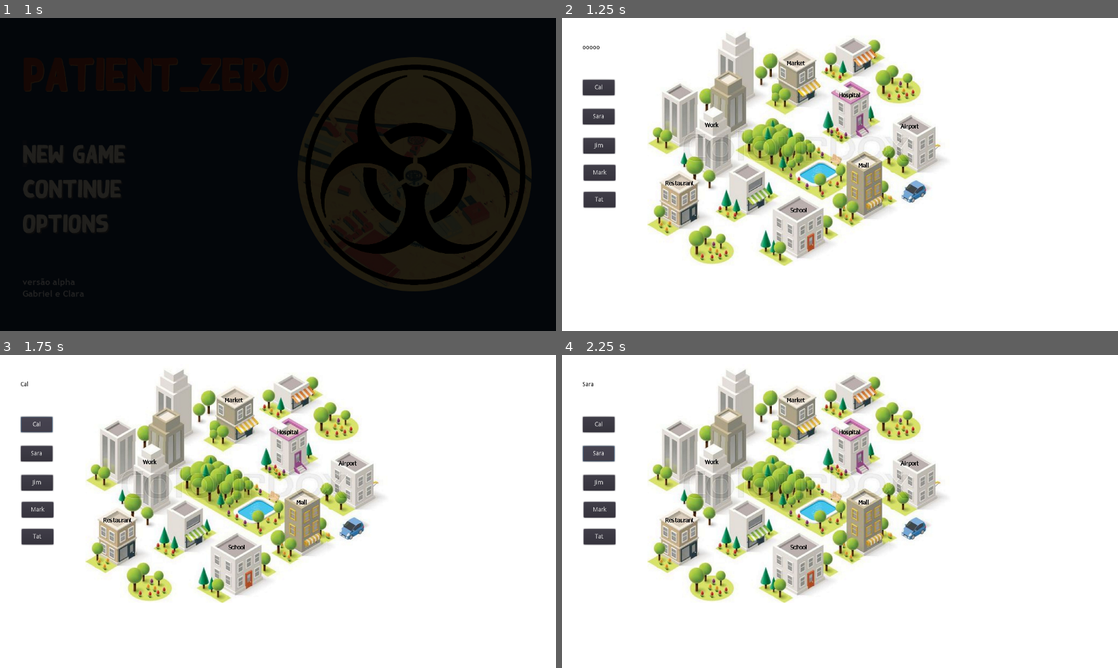
Above: before the commit, frames 1-4 (two rows, left to right).
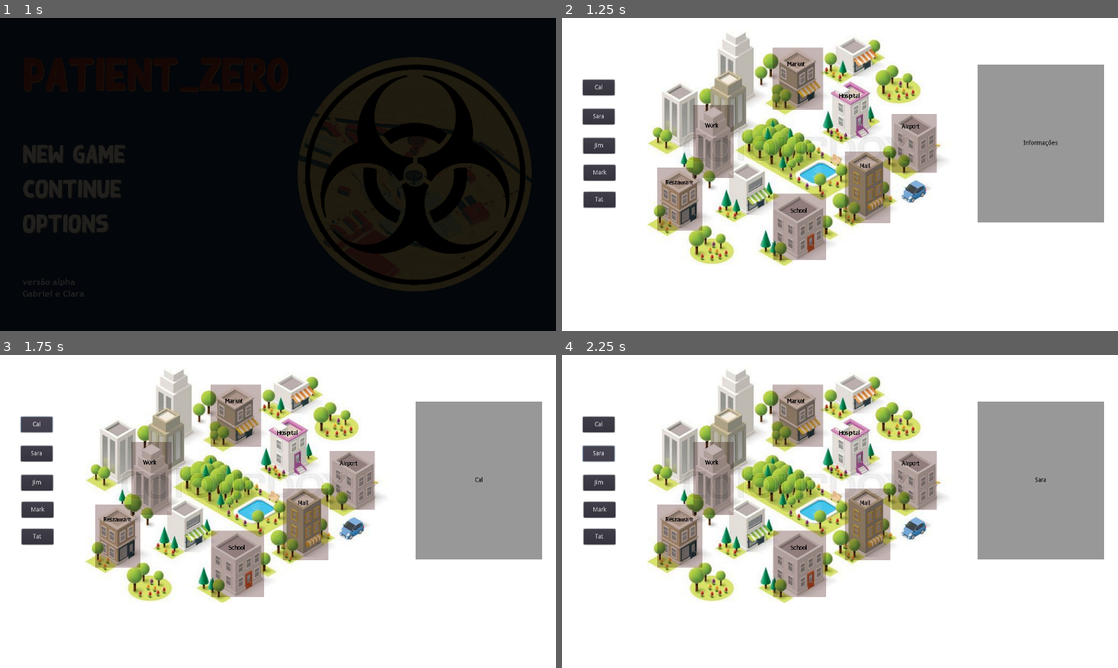
Above: after the commit, the same moments.

Repository: claraig/PatientZero
Game: Godot game, scene res://scenes/TitleScene.tscn
Two runs of this game, one before a commit and one after it. Both use one fixed random seed, a clock stepped at 60 frames per second and the inputs below.
Inputs:
- Up to frame 1 (1 s): click "new game" at 0.5 s
- Up to frame 2 (1.25 s): no input
- Up to frame 3 (1.75 s): click "Cal" at 1.25 s
- Up to frame 4 (2.25 s): click "Sara" at 2 s

Frame 1 is identical in both runs. In frame 2, 22% of the frame differs, in the area x 3-98%, y 8-78%; in frame 3, 22%; in frame 4, 22%.

Commit message:
lugares como botoes

Diff:
--- a/population/Cal.gd
+++ b/population/Cal.gd
@@ -20,4 +20,4 @@
 #func _process(delta):
 
 func _on_Button_button_down():
-	get_parent().get_parent().get_node("painel").set_text(nome)
+	get_parent().get_parent().get_parent().get_node("painel").set_text(nome)
--- a/population/Jim.gd
+++ b/population/Jim.gd
@@ -20,4 +20,4 @@
 #func _process(delta):
 
 func _on_Button_button_down():
-	get_parent().get_parent().get_node("painel").set_text(nome)
+	get_parent().get_parent().get_parent().get_node("painel").set_text(nome)
--- a/population/Mark.gd
+++ b/population/Mark.gd
@@ -20,4 +20,4 @@
 #func _process(delta):
 
 func _on_Button_button_down():
-	get_parent().get_parent().get_node("painel").set_text(nome)
+	get_parent().get_parent().get_parent().get_node("painel").set_text(nome)
--- a/population/Sara.gd
+++ b/population/Sara.gd
@@ -20,4 +20,4 @@
 #func _process(delta):
 
 func _on_Button_button_down():
-	get_parent().get_parent().get_node("painel").set_text(nome)
+	get_parent().get_parent().get_parent().get_node("painel").set_text(nome)
--- a/population/Tat.gd
+++ b/population/Tat.gd
@@ -20,4 +20,4 @@
 #func _process(delta):
 
 func _on_Button_button_down():
-	get_parent().get_parent().get_node("painel").set_text(nome)
+	get_parent().get_parent().get_parent().get_node("painel").set_text(nome)
--- /dev/null
+++ b/scenes/Lugares/Airport.gd
@@ -0,0 +1,22 @@
+extends Node2D
+
+
+var visitantes = []
+var texto: String
+
+
+# Called when the node enters the scene tree for the first time.
+func _ready():
+	pass # Replace with function body.
+
+
+func formatarVisitantes():
+	for dado in visitantes:
+		texto += "Turno: "+ str(dado.turno)+ "\nVisitantes: " + str(dado.pessoas)+ "\n"
+
+
+func _on_Button_button_down() -> void:
+	visitantes.push_back({"turno":1, "pessoas":"bia, ze, marco"})
+	texto = "Lugar: "+str(name)+"\n"
+	formatarVisitantes()
+	get_parent().get_parent().get_parent().get_node("painel").set_text(texto)
--- /dev/null
+++ b/scenes/Lugares/Mall.gd
@@ -0,0 +1,22 @@
+extends Node2D
+
+
+var visitantes = []
+var texto: String
+
+
+# Called when the node enters the scene tree for the first time.
+func _ready():
+	pass # Replace with function body.
+
+
+func formatarVisitantes():
+	for dado in visitantes:
+		texto += "Turno: "+ str(dado.turno)+ "\nVisitantes: " + str(dado.pessoas)+ "\n"
+
+
+func _on_Button_button_down() -> void:
+	visitantes.push_back({"turno":1, "pessoas":"maria, joaquim"})
+	texto = "Lugar: "+str(name)+"\n"
+	formatarVisitantes()
+	get_parent().get_parent().get_parent().get_node("painel").set_text(texto)
--- /dev/null
+++ b/scenes/Lugares/Market.gd
@@ -0,0 +1,22 @@
+extends Node2D
+
+
+var visitantes = []
+var texto: String
+
+
+# Called when the node enters the scene tree for the first time.
+func _ready():
+	pass # Replace with function body.
+
+
+func formatarVisitantes():
+	for dado in visitantes:
+		texto += "Turno: "+ str(dado.turno)+ "\nVisitantes: " + str(dado.pessoas)+ "\n"
+
+
+func _on_Button_button_down() -> void:
+	visitantes.push_back({"turno":1, "pessoas":"cal, mariam"})
+	texto = "Lugar: "+str(name)+"\n"
+	formatarVisitantes()
+	get_parent().get_parent().get_parent().get_node("painel").set_text(texto)
--- /dev/null
+++ b/scenes/Lugares/Restaurant.gd
@@ -0,0 +1,22 @@
+extends Node2D
+
+
+var visitantes = []
+var texto: String
+
+
+# Called when the node enters the scene tree for the first time.
+func _ready():
+	pass # Replace with function body.
+
+
+func formatarVisitantes():
+	for dado in visitantes:
+		texto += "Turno: "+ str(dado.turno)+ "\nVisitantes: " + str(dado.pessoas)+ "\n"
+
+
+func _on_Button_button_down() -> void:
+	visitantes.push_back({"turno":1, "pessoas":"cal, maria, joaquim"})
+	texto = "Lugar: "+str(name)+"\n"
+	formatarVisitantes()
+	get_parent().get_parent().get_parent().get_node("painel").set_text(texto)
--- /dev/null
+++ b/scenes/Lugares/School.gd
@@ -0,0 +1,21 @@
+extends Node2D
+
+var visitantes = []
+var texto: String
+
+
+# Called when the node enters the scene tree for the first time.
+func _ready():
+	pass # Replace with function body.
+
+
+func formatarVisitantes():
+	for dado in visitantes:
+		texto += "Turno: "+ str(dado.turno)+ "\nVisitantes: " + str(dado.pessoas)+ "\n"
+
+
+func _on_Button_button_down() -> void:
+	visitantes.push_back({"turno":1, "pessoas":"cal, maria, joaquim"})
+	texto = "Lugar: "+str(name)+"\n"
+	formatarVisitantes()
+	get_parent().get_parent().get_parent().get_node("painel").set_text(texto)
--- /dev/null
+++ b/scenes/Lugares/Work.gd
@@ -0,0 +1,22 @@
+extends Node2D
+
+
+var visitantes = []
+var texto: String
+
+
+# Called when the node enters the scene tree for the first time.
+func _ready():
+	pass # Replace with function body.
+
+
+func formatarVisitantes():
+	for dado in visitantes:
+		texto += "Turno: "+ str(dado.turno)+ "\nVisitantes: " + str(dado.pessoas)+ "\n"
+
+
+func _on_Button_button_down() -> void:
+	visitantes.push_back({"turno":1, "pessoas":"ana, joao, carsl"})
+	texto = "Lugar: "+str(name)+"\n"
+	formatarVisitantes()
+	get_parent().get_parent().get_parent().get_node("painel").set_text(texto)
--- a/scenes/town.tscn
+++ b/scenes/town.tscn
@@ -1,6 +1,6 @@
-[gd_scene load_steps=16 format=2]
-
-[ext_resource path="res://assets/town/hospital.jpg" type="Texture" id=1]
+[gd_scene load_steps=21 format=2]
+
+[ext_resource path="res://scenes/Lugares/Work.gd" type="Script" id=1]
 [ext_resource path="res://assets/town/school.jpg" type="Texture" id=2]
 [ext_resource path="res://assets/town/work.jpg" type="Texture" id=3]
 [ext_resource path="res://assets/town/restaurant.jpg" type="Texture" id=4]
@@ -13,6 +13,10 @@
 [ext_resource path="res://population/Jim.gd" type="Script" id=11]
 [ext_resource path="res://population/Mark.gd" type="Script" id=12]
 [ext_resource path="res://population/Tat.gd" type="Script" id=13]
+[ext_resource path="res://scenes/Lugares/Mall.gd" type="Script" id=14]
+[ext_resource path="res://scenes/Lugares/School.gd" type="Script" id=15]
+[ext_resource path="res://scenes/Lugares/Airport.gd" type="Script" id=16]
+[ext_resource path="res://scenes/Lugares/Market.gd" type="Script" id=17]
 
 [sub_resource type="Gradient" id=1]
 offsets = PoolRealArray( 0.754286 )
@@ -21,6 +25,8 @@
 [sub_resource type="GradientTexture" id=2]
 gradient = SubResource( 1 )
 width = 1
+
+[sub_resource type="StyleBoxFlat" id=3]
 
 [node name="Town" type="Node2D"]
 
@@ -30,58 +36,29 @@
 texture = SubResource( 2 )
 region_rect = Rect2( 1280, 0, 0, 0 )
 
-[node name="spr_town" type="Sprite" parent="."]
-position = Vector2( 546.375, 295.479 )
-scale = Vector2( 0.357306, 0.357306 )
-texture = ExtResource( 8 )
-
-[node name="spr_mall" type="Sprite" parent="spr_town"]
-position = Vector2( 430.723, 257.902 )
-texture = ExtResource( 6 )
-
-[node name="spr_market" type="Sprite" parent="spr_town"]
-position = Vector2( -10.6353, -441.358 )
-texture = ExtResource( 7 )
-
-[node name="spr_res" type="Sprite" parent="spr_town"]
-position = Vector2( -771.047, 342.983 )
-texture = ExtResource( 4 )
-
-[node name="spr_school" type="Sprite" parent="spr_town"]
-position = Vector2( 0, 515.804 )
-texture = ExtResource( 2 )
-
-[node name="spr_work" type="Sprite" parent="spr_town"]
-position = Vector2( -553.144, -35.6946 )
-texture = ExtResource( 3 )
-
-[node name="spr_airport" type="Sprite" parent="spr_town"]
-position = Vector2( 736.366, -19.7418 )
-texture = ExtResource( 5 )
-
-[node name="spr_hospital" type="Sprite" parent="spr_town"]
-position = Vector2( 334.889, -237.762 )
-texture = ExtResource( 1 )
-
-[node name="Cidade" type="Node2D" parent="."]
-
-[node name="painel" type="Label" parent="Cidade"]
-margin_left = 47.4884
-margin_top = 60.7882
-margin_right = 129.488
-margin_bottom = 123.788
+[node name="painel" type="Label" parent="."]
+margin_left = 957.0
+margin_top = 107.0
+margin_right = 1248.0
+margin_bottom = 470.0
+custom_styles/normal = SubResource( 3 )
 custom_colors/font_color = Color( 0, 0, 0, 1 )
-text = "ooooo"
-__meta__ = {
-"_edit_use_anchors_": false
-}
-
-[node name="Pessoas" type="Node2D" parent="Cidade"]
-
-[node name="Cal" type="Node" parent="Cidade/Pessoas"]
+text = "Informações"
+align = 1
+valign = 1
+autowrap = true
+__meta__ = {
+"_edit_use_anchors_": false
+}
+
+[node name="Population" type="Node2D" parent="."]
+
+[node name="Pessoas" type="Node2D" parent="Population"]
+
+[node name="Cal" type="Node" parent="Population/Pessoas"]
 script = ExtResource( 10 )
 
-[node name="Button" type="Button" parent="Cidade/Pessoas/Cal"]
+[node name="Button" type="Button" parent="Population/Pessoas/Cal"]
 margin_left = 47.8818
 margin_top = 142.418
 margin_right = 120.882
@@ -91,10 +68,10 @@
 "_edit_use_anchors_": false
 }
 
-[node name="Sara" type="Node" parent="Cidade/Pessoas"]
+[node name="Sara" type="Node" parent="Population/Pessoas"]
 script = ExtResource( 9 )
 
-[node name="Button" type="Button" parent="Cidade/Pessoas/Sara"]
+[node name="Button" type="Button" parent="Population/Pessoas/Sara"]
 margin_left = 47.8818
 margin_top = 208.716
 margin_right = 120.882
@@ -104,10 +81,10 @@
 "_edit_use_anchors_": false
 }
 
-[node name="Jim" type="Node" parent="Cidade/Pessoas"]
+[node name="Jim" type="Node" parent="Population/Pessoas"]
 script = ExtResource( 11 )
 
-[node name="Button" type="Button" parent="Cidade/Pessoas/Jim"]
+[node name="Button" type="Button" parent="Population/Pessoas/Jim"]
 margin_left = 49.1096
 margin_top = 276.241
 margin_right = 122.11
@@ -117,10 +94,10 @@
 "_edit_use_anchors_": false
 }
 
-[node name="Mark" type="Node" parent="Cidade/Pessoas"]
+[node name="Mark" type="Node" parent="Population/Pessoas"]
 script = ExtResource( 12 )
 
-[node name="Button" type="Button" parent="Cidade/Pessoas/Mark"]
+[node name="Button" type="Button" parent="Population/Pessoas/Mark"]
 margin_left = 50.307
 margin_top = 337.911
 margin_right = 123.307
@@ -130,10 +107,10 @@
 "_edit_use_anchors_": false
 }
 
-[node name="Tat" type="Node" parent="Cidade/Pessoas"]
+[node name="Tat" type="Node" parent="Population/Pessoas"]
 script = ExtResource( 13 )
 
-[node name="Button" type="Button" parent="Cidade/Pessoas/Tat"]
+[node name="Button" type="Button" parent="Population/Pessoas/Tat"]
 margin_left = 49.7083
 margin_top = 399.581
 margin_right = 122.708
@@ -142,8 +119,123 @@
 __meta__ = {
 "_edit_use_anchors_": false
 }
-[connection signal="button_down" from="Cidade/Pessoas/Cal/Button" to="Cidade/Pessoas/Cal" method="_on_Button_button_down"]
-[connection signal="button_down" from="Cidade/Pessoas/Sara/Button" to="Cidade/Pessoas/Sara" method="_on_Button_button_down"]
-[connection signal="button_down" from="Cidade/Pessoas/Jim/Button" to="Cidade/Pessoas/Jim" method="_on_Button_button_down"]
-[connection signal="button_down" from="Cidade/Pessoas/Mark/Button" to="Cidade/Pessoas/Mark" method="_on_Button_button_down"]
-[connection signal="button_down" from="Cidade/Pessoas/Tat/Button" to="Cidade/Pessoas/Tat" method="_on_Button_button_down"]
+
+[node name="Cidade" type="Node2D" parent="."]
+position = Vector2( 640, 360 )
+scale = Vector2( 1280, 720 )
+
+[node name="spr_town" type="Sprite" parent="Cidade"]
+position = Vector2( -0.0731445, -0.0896125 )
+scale = Vector2( 0.000279145, 0.000496258 )
+texture = ExtResource( 8 )
+
+[node name="Lugares" type="Node2D" parent="Cidade"]
+position = Vector2( -0.5, -0.5 )
+scale = Vector2( 0.00078125, 0.00138889 )
+
+[node name="Mall" type="Node2D" parent="Cidade/Lugares"]
+script = ExtResource( 14 )
+
+[node name="Button" type="Button" parent="Cidade/Lugares/Mall"]
+modulate = Color( 0.776471, 0.713726, 0.713726, 1 )
+margin_left = 649.0
+margin_top = 306.0
+margin_right = 661.0
+margin_bottom = 326.0
+rect_scale = Vector2( 0.347381, 0.36 )
+icon = ExtResource( 6 )
+flat = true
+__meta__ = {
+"_edit_use_anchors_": false
+}
+
+[node name="School" type="Node2D" parent="Cidade/Lugares"]
+script = ExtResource( 15 )
+
+[node name="Button" type="Button" parent="Cidade/Lugares/School"]
+modulate = Color( 0.776471, 0.713726, 0.713726, 1 )
+margin_left = 484.0
+margin_top = 403.0
+margin_right = 849.0
+margin_bottom = 835.0
+rect_scale = Vector2( 0.347381, 0.36 )
+icon = ExtResource( 2 )
+flat = true
+__meta__ = {
+"_edit_use_anchors_": false
+}
+
+[node name="Market" type="Node2D" parent="Cidade/Lugares"]
+script = ExtResource( 17 )
+
+[node name="Button" type="Button" parent="Cidade/Lugares/Market"]
+modulate = Color( 0.776471, 0.713726, 0.713726, 1 )
+margin_left = 483.0
+margin_top = 62.0
+margin_right = 848.0
+margin_bottom = 494.0
+rect_scale = Vector2( 0.347381, 0.36 )
+icon = ExtResource( 7 )
+flat = true
+__meta__ = {
+"_edit_use_anchors_": false
+}
+
+[node name="Restaurant" type="Node2D" parent="Cidade/Lugares"]
+script = ExtResource( 14 )
+
+[node name="Button" type="Button" parent="Cidade/Lugares/Restaurant"]
+modulate = Color( 0.776471, 0.713726, 0.713726, 1 )
+margin_left = 217.0
+margin_top = 339.0
+margin_right = 582.0
+margin_bottom = 771.0
+rect_scale = Vector2( 0.347381, 0.36 )
+icon = ExtResource( 4 )
+flat = true
+__meta__ = {
+"_edit_use_anchors_": false
+}
+
+[node name="Work" type="Node2D" parent="Cidade/Lugares"]
+script = ExtResource( 1 )
+
+[node name="Button" type="Button" parent="Cidade/Lugares/Work"]
+modulate = Color( 0.776471, 0.713726, 0.713726, 1 )
+margin_left = 300.0
+margin_top = 199.0
+margin_right = 665.0
+margin_bottom = 671.0
+rect_scale = Vector2( 0.347381, 0.36 )
+icon = ExtResource( 3 )
+flat = true
+__meta__ = {
+"_edit_use_anchors_": false
+}
+
+[node name="Airport" type="Node2D" parent="Cidade/Lugares"]
+script = ExtResource( 16 )
+
+[node name="Button" type="Button" parent="Cidade/Lugares/Airport"]
+modulate = Color( 0.776471, 0.713726, 0.713726, 1 )
+margin_left = 757.0
+margin_top = 211.0
+margin_right = 1122.0
+margin_bottom = 643.0
+rect_scale = Vector2( 0.347381, 0.36 )
+icon = ExtResource( 5 )
+flat = true
+__meta__ = {
+"_edit_use_anchors_": false
+}
+[connection signal="button_down" from="Population/Pessoas/Cal/Button" to="Population/Pessoas/Cal" method="_on_Button_button_down"]
+[connection signal="button_down" from="Population/Pessoas/Sara/Button" to="Population/Pessoas/Sara" method="_on_Button_button_down"]
+[connection signal="button_down" from="Population/Pessoas/Jim/Button" to="Population/Pessoas/Jim" method="_on_Button_button_down"]
+[connection signal="button_down" from="Population/Pessoas/Mark/Button" to="Population/Pessoas/Mark" method="_on_Button_button_down"]
+[connection signal="button_down" from="Population/Pessoas/Tat/Button" to="Population/Pessoas/Tat" method="_on_Button_button_down"]
+[connection signal="button_down" from="Cidade/Lugares/Mall/Button" to="Cidade/Lugares/Mall" method="_on_Button_button_down"]
+[connection signal="button_down" from="Cidade/Lugares/School/Button" to="Cidade/Lugares/School" method="_on_Button_button_down"]
+[connection signal="button_down" from="Cidade/Lugares/Market/Button" to="Cidade/Lugares/Market" method="_on_Button_button_down"]
+[connection signal="button_down" from="Cidade/Lugares/Restaurant/Button" to="Cidade/Lugares/Restaurant" method="_on_Button_button_down"]
+[connection signal="button_down" from="Cidade/Lugares/Work/Button" to="Cidade/Lugares/Work" method="_on_Button_button_down"]
+[connection signal="button_down" from="Cidade/Lugares/Airport/Button" to="Cidade/Lugares/Airport" method="_on_Button_button_down"]
--- a/scenes/town_backup.tscn
+++ /dev/null
@@ -1,81 +0,0 @@
-[gd_scene load_steps=10 format=2]
-
-[ext_resource path="res://assets/town/hospital.jpg" type="Texture" id=1]
-[ext_resource path="res://assets/town/school.jpg" type="Texture" id=2]
-[ext_resource path="res://assets/town/work.jpg" type="Texture" id=3]
-[ext_resource path="res://assets/town/restaurant.jpg" type="Texture" id=4]
-[ext_resource path="res://assets/town/airport.jpg" type="Texture" id=5]
-[ext_resource path="res://assets/town/Mall.jpg" type="Texture" id=6]
-[ext_resource path="res://assets/town/market.jpg" type="Texture" id=7]
-[ext_resource path="res://assets/town/town.jpg" type="Texture" id=8]
-[ext_resource path="res://scripts/spr_town.gd" type="Script" id=10]
-
-[node name="Node2D" type="Node2D"]
-
-[node name="spr_town" type="Sprite" parent="."]
-visible = false
-position = Vector2( 546.375, 295.479 )
-scale = Vector2( 0.357306, 0.357306 )
-texture = ExtResource( 8 )
-
-[node name="spr_mall" type="Sprite" parent="spr_town"]
-position = Vector2( 430.723, 257.902 )
-texture = ExtResource( 6 )
-
-[node name="spr_market" type="Sprite" parent="spr_town"]
-position = Vector2( -10.6353, -441.358 )
-texture = ExtResource( 7 )
-
-[node name="spr_res" type="Sprite" parent="spr_town"]
-position = Vector2( -771.047, 342.983 )
-texture = ExtResource( 4 )
-
-[node name="spr_school" type="Sprite" parent="spr_town"]
-position = Vector2( 0, 515.804 )
-texture = ExtResource( 2 )
-
-[node name="spr_work" type="Sprite" parent="spr_town"]
-position = Vector2( -553.144, -35.6946 )
-texture = ExtResource( 3 )
-
-[node name="spr_airport" type="Sprite" parent="spr_town"]
-position = Vector2( 736.366, -19.7418 )
-texture = ExtResource( 5 )
-
-[node name="spr_hospital" type="Sprite" parent="spr_town"]
-position = Vector2( 334.889, -237.762 )
-texture = ExtResource( 1 )
-
-[node name="spr_town2" type="Sprite" parent="."]
-position = Vector2( 546.375, 295.479 )
-scale = Vector2( 0.357306, 0.357306 )
-texture = ExtResource( 8 )
-script = ExtResource( 10 )
-
-[node name="spr_mall" type="Sprite" parent="spr_town2"]
-position = Vector2( 430.723, 257.902 )
-texture = ExtResource( 6 )
-
-[node name="spr_market" type="Sprite" parent="spr_town2"]
-position = Vector2( -10.6353, -441.358 )
-texture = ExtResource( 7 )
-
-[node name="spr_res" type="Sprite" parent="spr_town2"]
-position = Vector2( -771.047, 342.983 )
-texture = ExtResource( 4 )
-
-[node name="spr_school" type="Sprite" parent="spr_town2"]
-position = Vector2( 0, 515.804 )
-texture = ExtResource( 2 )
-
-[node name="spr_work" type="Sprite" parent="spr_town2"]
-position = Vector2( -553.144, -35.6946 )
-texture = ExtResource( 3 )
-
-[node name="spr_airport" type="Sprite" parent="spr_town2"]
-position = Vector2( 736.366, -19.7418 )
-texture = ExtResource( 5 )
-
-[node name="spr_hospital" type="Sprite" parent="spr_town2"]
-position = Vector2( 334.889, -237.762 )
-texture = ExtResource( 1 )
